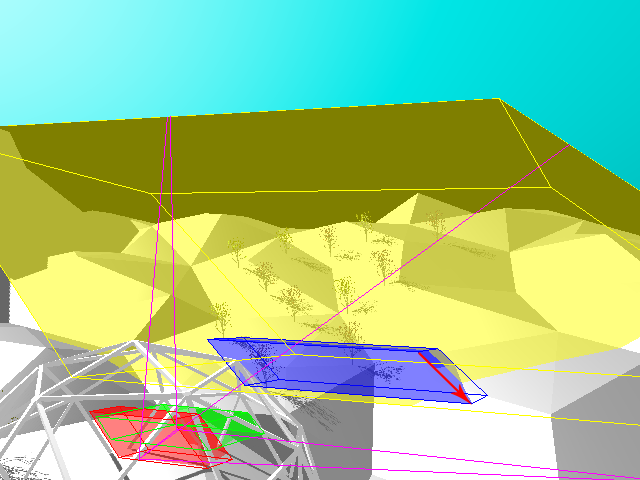
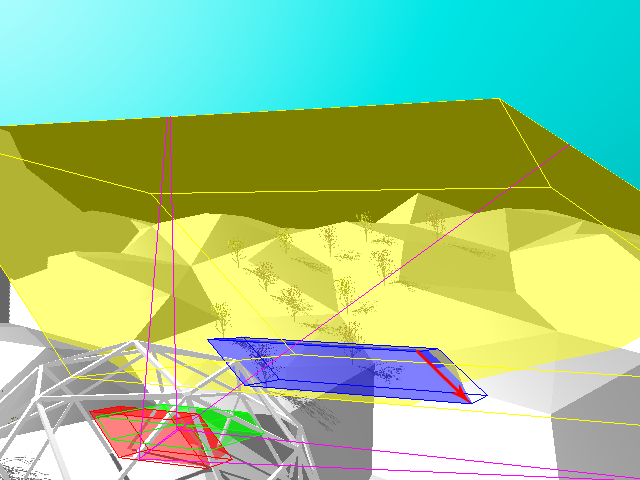
Layer changes from the first 640 x 480 image to the second:
painted on "Shape 1" over left=418, top=352, right=472, bottom=405
added layer "Layer" above "Background" over left=416, top=350, right=460, bottom=393
